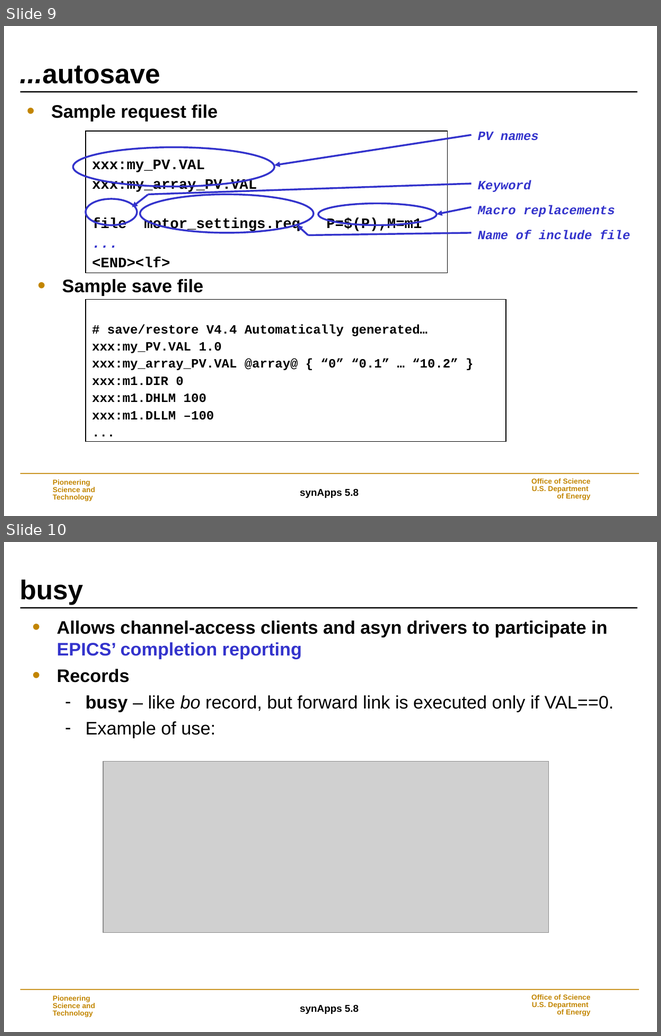
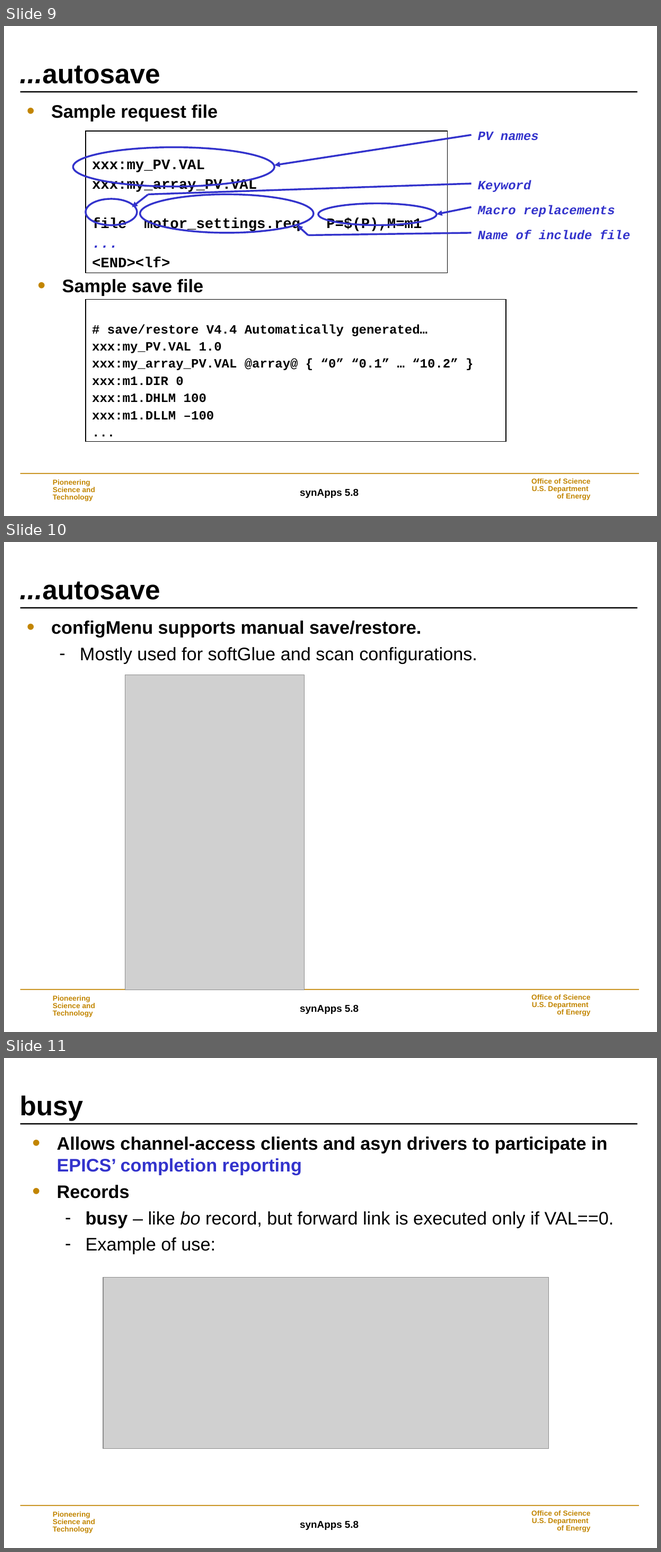
Before and after one commit to EPICS-synApps/support, a slide deck: documentation/IntroToSynApps.ppt. Shown one above the other, each under a label of ours: slides 9 and 10 before the commit, slides 9, 10 and 11 after it. The pictures are 661x1036 and 661x1552 pixels, drawn with LibreOffice and Linux fonts; fonts in the diff are those of the drawing; grey boxes stand for pictures; background and template pictures are left out. Boxes give left, top, right and bottom in pixels: in the first picture for what was removed or moved away, otherwise in the second. Text is boxed around its words. In the diff, an @@ line names an element or a change of style, - is before the commit and + after.

Commit message:
Updated with softGlueZynq and iocZed

```diff
--- a/documentation/IntroToSynApps.ppt
+++ b/documentation/IntroToSynApps.ppt
@@ slide 10 added at box(4, 542, 657, 1032), background #FFFFFF; not listed: 5 template elements that a slide beside it also shows @@
@@ title added at box(20, 581, 160, 600), 30 pt, text #000000, bold @@
+...autosave
@@ text added at box(51, 620, 477, 663), 20 pt, text #000000 @@
+• configMenu supports manual save/restore.
+  – Mostly used for softGlue and scan configurations.
@@ picture added at box(125, 674, 305, 989) @@
@@ what was slide 10 is now slide 11 @@
```
Also in this commit, not shown: 2 slides changed, 2 other slides added.
